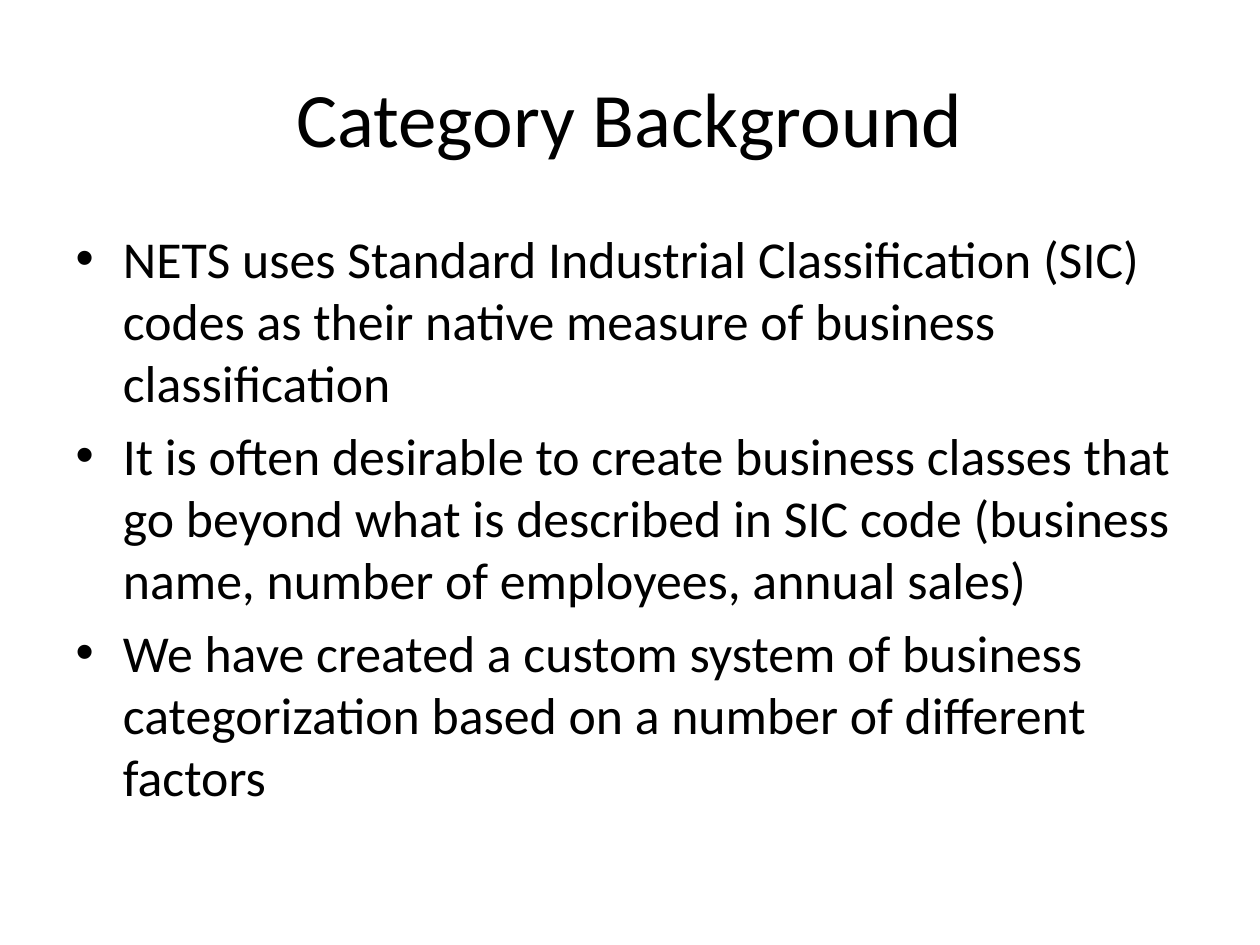
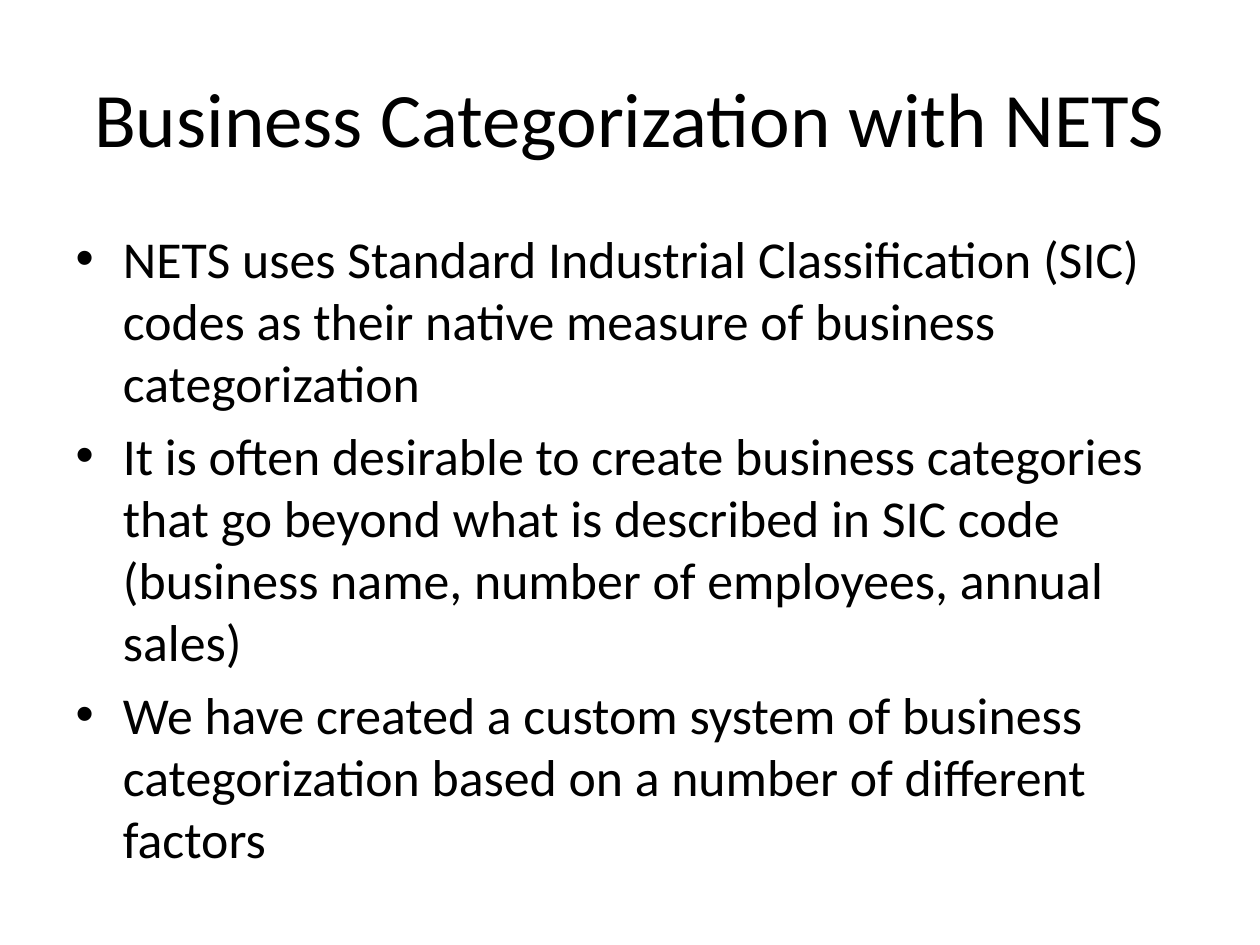
Before and after one commit to RECVD/nets_wrangle, a slide deck: slide 2 of How to Create Your Own NETS Classification Category.pptx. Drawn at 1260x945 pixels with LibreOffice and Linux fonts; fonts in the diff are those of the drawing. Boxes give left, top, right and bottom in pixels: in the first picture for what was removed or moved away, otherwise in the second. Text is boxed around its words. In the diff, an @@ line names an element or a change of style, - is before the commit and + after.

Commit message:
powerpoint detailing category design

```diff
--- a/How to Create Your Own NETS Classification Category.pptx
+++ b/How to Create Your Own NETS Classification Category.pptx
@@ title at (94,93,1165,161): text changed @@
-Category Background
+Business Categorization with NETS
@@ text at (123,240,1143,668): text changed @@
-• NETS uses Standard Industrial Classification (SIC) codes as their native measure of business classification
-• It is often desirable to create business classes that go beyond what is described in SIC code (business name, number of employees, annual sales)
+• NETS uses Standard Industrial Classification (SIC) codes as their native measure of business categorization
+• It is often desirable to create business categories that go beyond what is described in SIC code (business name, number of employees, annual sales)
```
Also in this commit, not shown: 6 other slides changed, 4 slides added, 5 slides removed.
